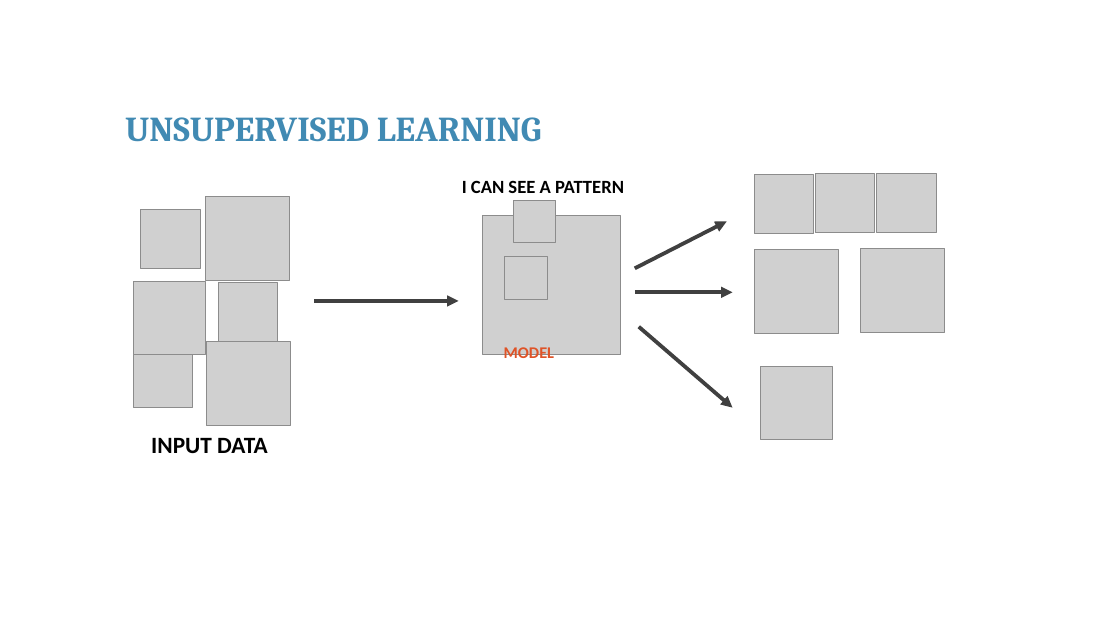
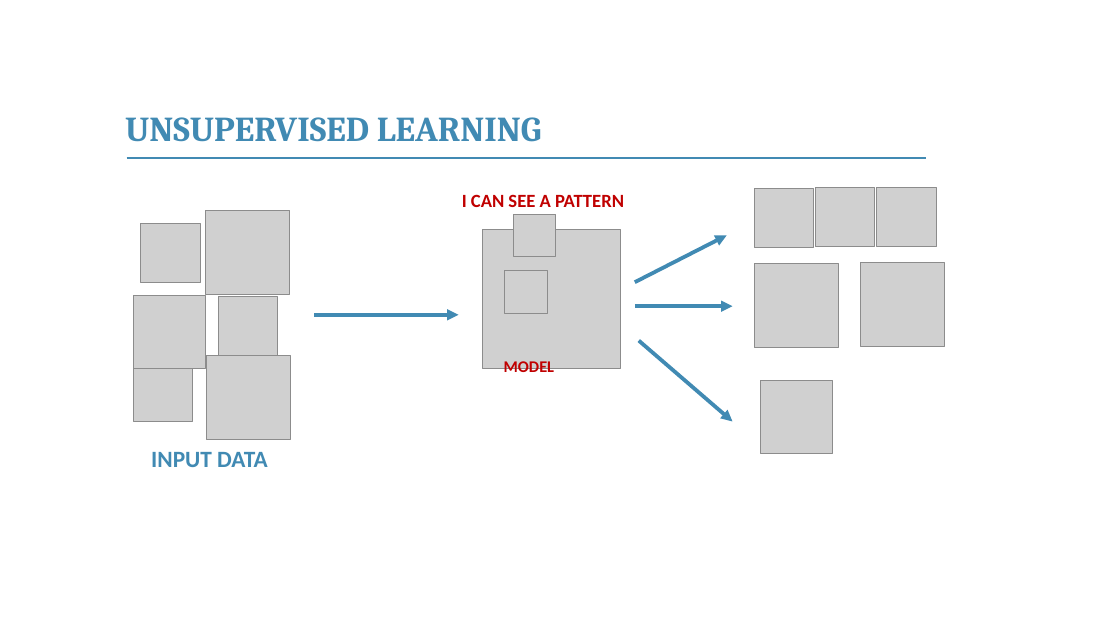
Before and after one commit to franckalbinet/itu-eaco-zanzibar-12-2018, a slide deck: slide 24 of presentations/session-4-intro-to-ai.pptx. Drawn at 1120x630 pixels with LibreOffice and Linux fonts; fonts in the diff are those of the drawing; grey boxes stand for pictures; background and template pictures are left out. Boxes give left, top, right and bottom in pixels: in the first picture for what was removed or moved away, otherwise in the second. Text is boxed around its words. In the diff, an @@ line names an element or a change of style, - is before the commit and + after.

```diff
--- a/presentations/session-4-intro-to-ai.pptx
+++ b/presentations/session-4-intro-to-ai.pptx
@@ line added from (127, 158) to (927, 158), #418AB3 1 pt @@
@@ text "I CAN SEE A PATTERN" at (x1=462, y1=194, x2=624, y2=207): text colour #000000 to #C00000 @@
@@ 15 pictures, 4 arrows, 3 texts moved together from (x1=133, y1=174, x2=944, y2=453) to (x1=133, y1=187, x2=944, y2=467) @@
@@ arrow (635, 282) - (727, 235): stroke #404040 3.25 pt to #418AB3 3.25 pt @@
@@ arrow (314, 315) - (459, 315): stroke #404040 3.25 pt to #418AB3 3.25 pt @@
@@ arrow (635, 307) - (733, 307): stroke #404040 3.25 pt to #418AB3 3.25 pt @@
@@ text "MODEL" at (x1=504, y1=361, x2=555, y2=377): text colour #DF5327 to #C00000 @@
@@ arrow (639, 341) - (733, 422): stroke #404040 3.25 pt to #418AB3 3.25 pt @@
@@ text "INPUT DATA" at (x1=151, y1=452, x2=267, y2=467): text colour #000000 to #418AB3 @@
```
Also in this commit, not shown: 26 other slides changed, 8 slides added, 2 slides removed, 2 other files.
